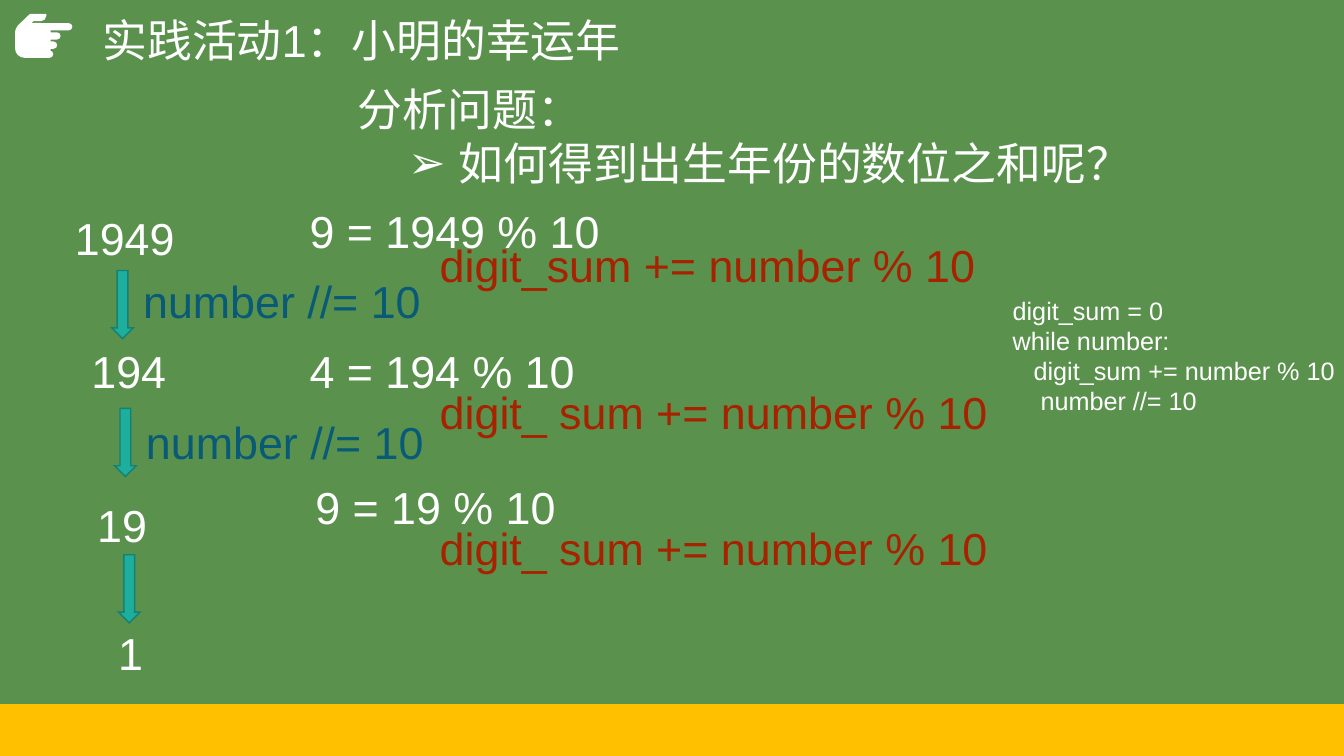
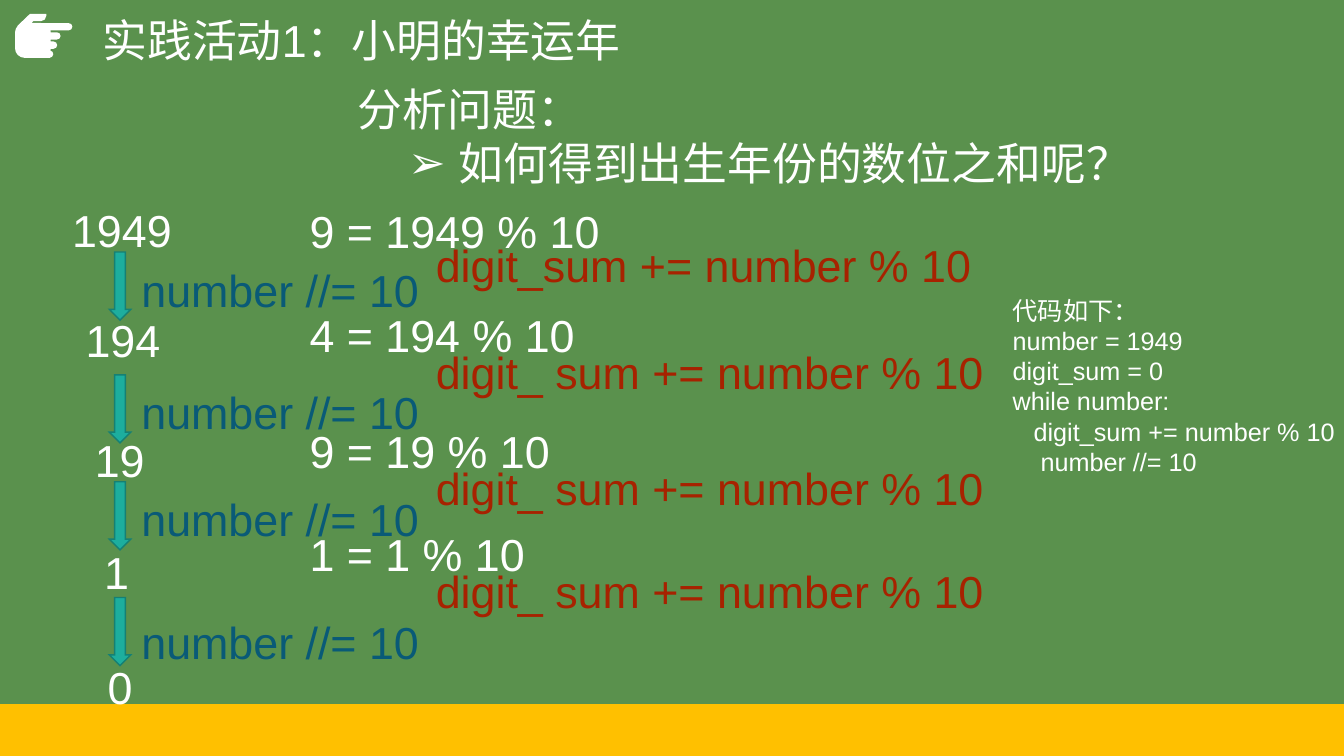
Before and after one commit to hongm32/2020design, a slide deck: slide 14 of 【第09课】枚举算法/【第09课】枚举算法.pptx (slide 16 before the commit). Drawn at 1344x756 pixels with LibreOffice and Linux fonts; fonts in the diff are those of the drawing. Boxes give left, top, right and bottom in pixels: in the first picture for what was removed or moved away, otherwise in the second. Text is boxed around its words. In the diff, an @@ line names an element or a change of style, - is before the commit and + after.

```diff
--- a/【第09课】枚举算法/【第09课】枚举算法.pptx
+++ b/【第09课】枚举算法/【第09课】枚举算法.pptx
@@ text "1949" rewrapped from <box>75,223,175,256</box> to <box>72,215,172,256</box> @@
@@ text "digit_sum += number % 10": place and size @@
-text "digit_sum += number % 10" at <box>440,247,975,291</box>
+text "digit_sum += number % 10" at <box>436,247,971,291</box>
@@ down arrow: place and size @@
-down arrow at <box>112,270,133,339</box>
+down arrow at <box>109,252,130,321</box>
@@ text "number //= 10": place and size @@
-text "number //= 10" at <box>143,286,421,318</box>
+text "number //= 10" at <box>141,275,419,307</box>
@@ text at <box>1013,299,1183,350</box>: paragraphs added @@
+代码如下：
+number = 1949
@@ text "194": place and size @@
-text "194" at <box>91,356,166,389</box>
+text "194" at <box>86,325,161,358</box>
@@ text "4 = 194 % 10": place and size @@
-text "4 = 194 % 10" at <box>310,356,575,397</box>
+text "4 = 194 % 10" at <box>310,320,575,361</box>
@@ text "digit_ sum += number % ...": place and size @@
-text "digit_ sum += number % ..." at <box>440,396,988,438</box>
+text "digit_ sum += number % ..." at <box>436,356,984,398</box>
@@ down arrow: place and size @@
-down arrow at <box>115,408,136,477</box>
+down arrow at <box>109,375,130,444</box>
@@ text "number //= 10" rewrapped from <box>146,427,424,459</box> to <box>141,397,419,438</box> @@
@@ text "9 = 19 % 10" rewrapped from <box>315,492,556,525</box> to <box>310,436,550,477</box> @@
@@ text "19" rewrapped from <box>97,510,147,543</box> to <box>95,442,145,486</box> @@
@@ text "digit_ sum += number % ...": place and size @@
-text "digit_ sum += number % ..." at <box>440,532,988,574</box>
+text "digit_ sum += number % ..." at <box>436,472,984,514</box>
@@ down arrow: place and size @@
-down arrow at <box>119,555,140,623</box>
+down arrow at <box>109,482,130,551</box>
@@ text added at <box>141,504,419,545</box>, 32 pt, text #085976 @@
+number //= 10
@@ text added at <box>310,539,525,580</box>, 32 pt, text #FFFFFF @@
+1 = 1 % 10
@@ text "1" rewrapped from <box>118,639,143,670</box> to <box>104,558,129,598</box> @@
@@ down arrow added at <box>109,598,130,666</box>, fill #1DAE9E, outline #158175 1 pt @@
@@ text added at <box>436,575,984,616</box>, 32 pt, text #A82200 @@
+digit_ sum += number % 10
@@ text added at <box>141,627,419,659</box>, 32 pt, text #085976 @@
+number //= 10
@@ text added at <box>108,672,133,713</box>, 32 pt, text #FFFFFF @@
+0
```
Also in this commit, not shown: 4 other slides changed, 1 slide added, 2 slides removed, 6 other files.
